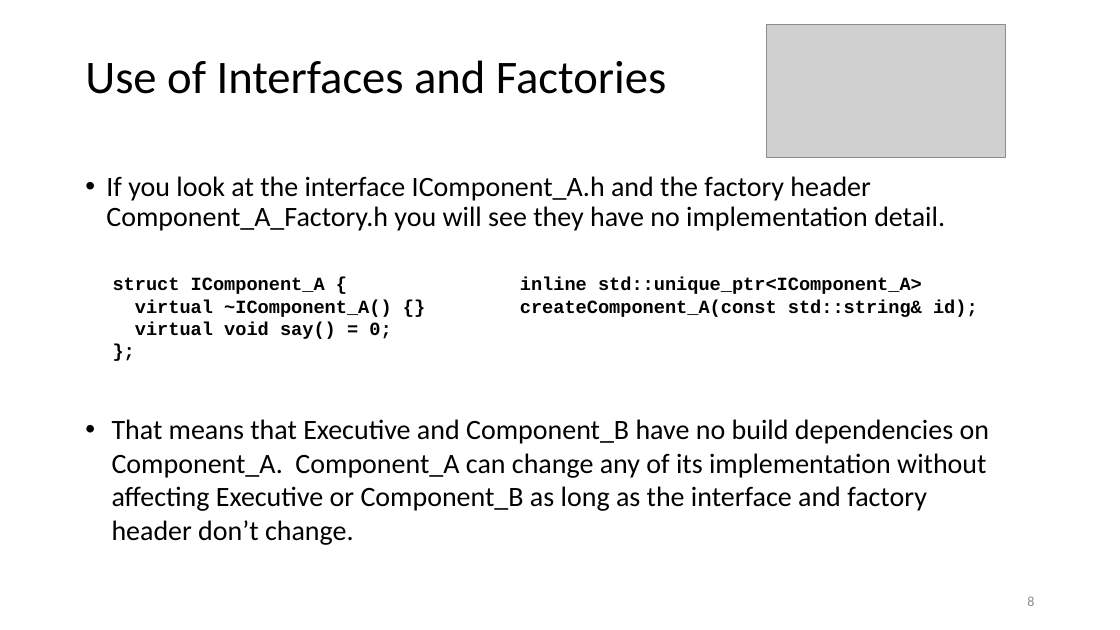
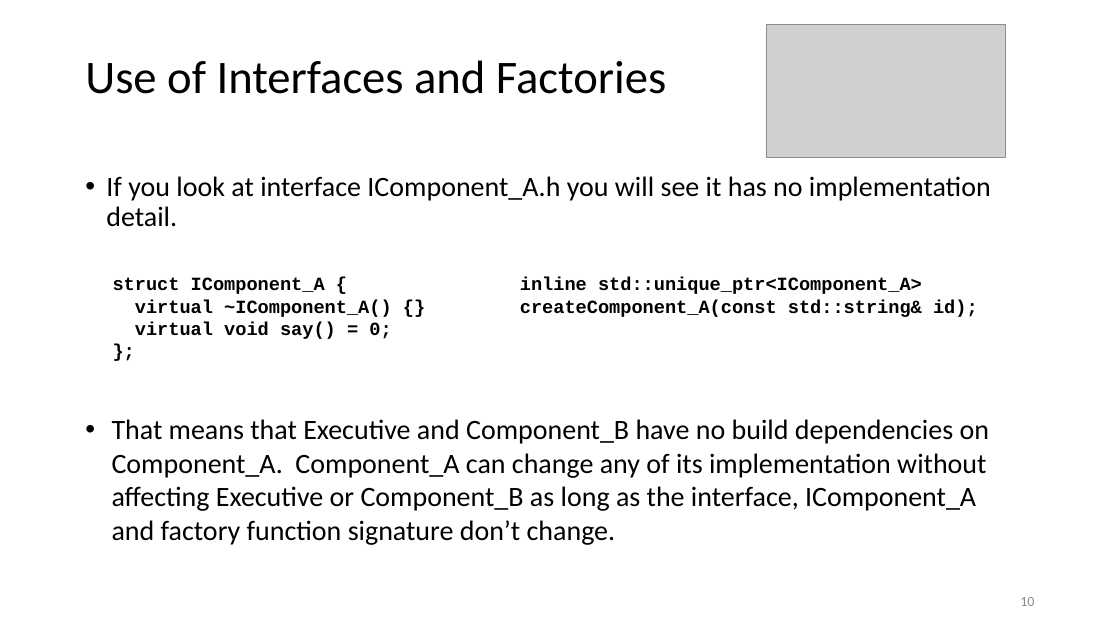
Before and after one commit to JimFawcett/JimFawcett.github.io, a slide deck: slide 10 of Resources/CppModels.pptx (slide 8 before the commit). Drawn at 1120x630 pixels with LibreOffice and Linux fonts; fonts in the diff are those of the drawing; grey boxes stand for pictures. Boxes give left, top, right and bottom in pixels: in the first picture for what was removed or moved away, otherwise in the second. Text is boxed around its words. In the diff, an @@ line names an element or a change of style, - is before the commit and + after.

```diff
--- a/Resources/CppModels.pptx
+++ b/Resources/CppModels.pptx
@@ text at [106,176,991,227]: text changed @@
-• If you look at the interface IComponent_A.h and the factory header Component_A_Factory.h you will see they have no implementation detail.
+• If you look at interface IComponent_A.h you will see it has no implementation detail.
@@ text at [112,419,989,545]: text changed @@
-• That means that Executive and Component_B have no build dependencies on Component_A. Component_A can change any of its implementation without affecting Executive or Component_B as long as the interface and factory header don’t change.
+• That means that Executive and Component_B have no build dependencies on Component_A. Component_A can change any of its implementation without affecting Executive or Component_B as long as the interface, IComponent_A and factory function signature don’t change.
@@ page number at [1020,597,1034,606]: text changed @@
-8
+10
```
Also in this commit, not shown: 7 other slides changed, 2 slides added, 5 other files.
